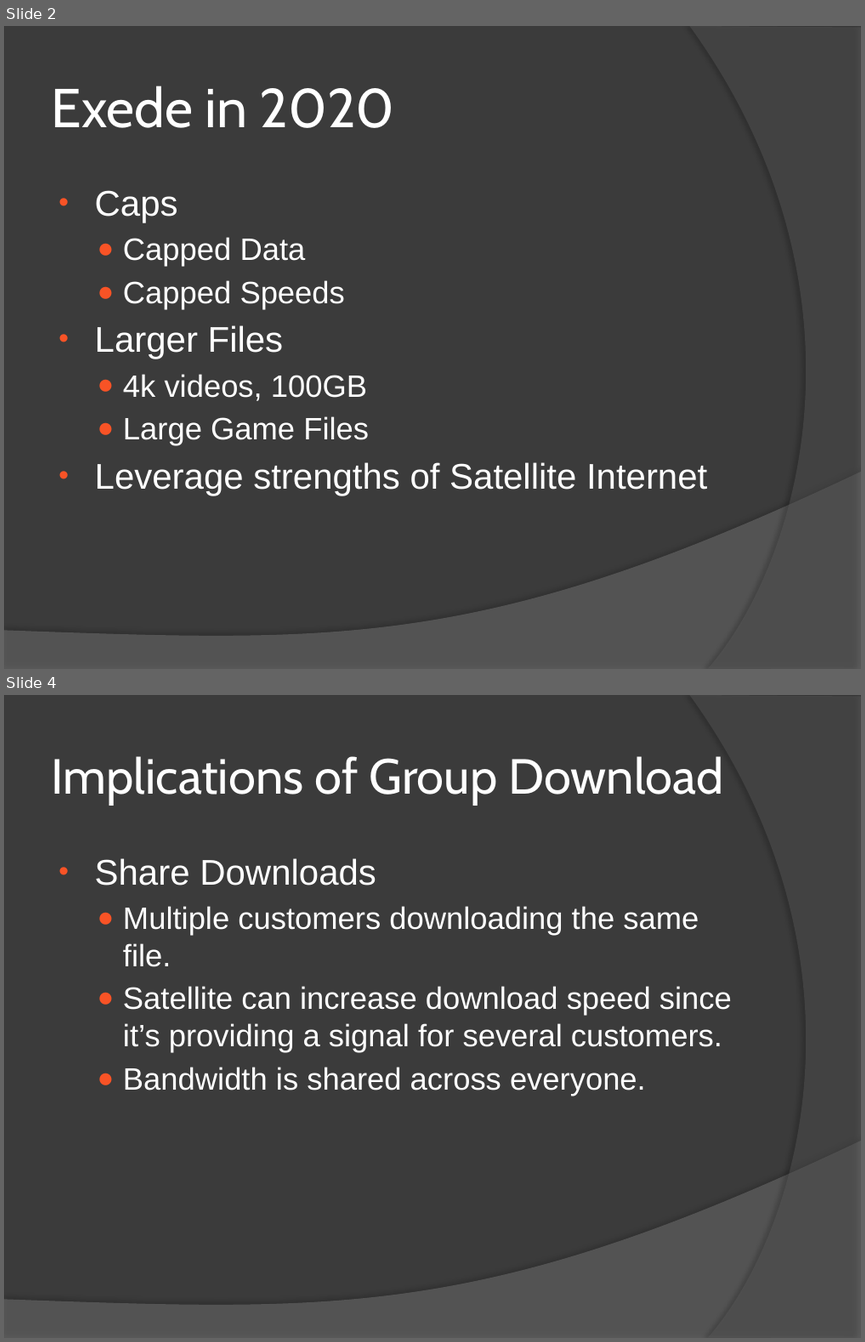
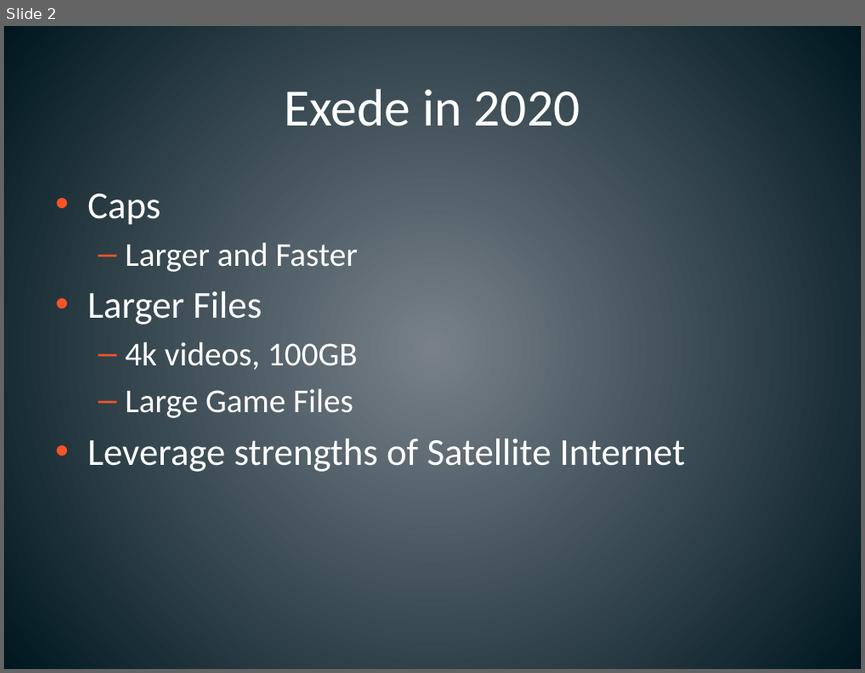
Before and after one commit to bsoe003/pingbots, a slide deck: Presentation/presentatio-final.pptx. Shown one above the other, each under a label of ours: slides 2 and 4 before the commit, slide 2 after it; the slides between them are not shown. The pictures are 865x1342 and 865x673 pixels, drawn with LibreOffice and Linux fonts; fonts in the diff are those of the drawing. Boxes give left, top, right and bottom in pixels: in the first picture for what was removed or moved away, otherwise in the second. Text is boxed around its words. In the diff, an @@ line names an element or a change of style, - is before the commit and + after.

```diff
--- a/Presentation/presentatio-final.pptx
+++ b/Presentation/presentatio-final.pptx
@@ slide 4 removed at (x1=4, y1=695, x2=861, y2=1338), background #3B3B3B; not listed: 2 template elements that a slide beside it also shows @@
@@ title removed at (x1=51, y1=756, x2=723, y2=805) @@
-Implications of Group Download
@@ text removed at (x1=95, y1=858, x2=732, y2=1096) @@
-• Share Downloads
-  ● Multiple customers downloading the same file.
-  ● Satellite can increase download speed since it’s providing a signal for several customers.
-  ● Bandwidth is shared across everyone.
@@ slide 2 changed as well @@
@@ background #3B3B3B to gradient #79828A to #00181F @@
@@ freeform shape removed at (x1=689, y1=26, x2=861, y2=669) @@
@@ title "Exede in 2020" at (x1=284, y1=89, x2=580, y2=126): size 46 to 44 pt, font Cabin to Calibri; alignment left to centre @@
@@ text at (x1=87, y1=193, x2=685, y2=471): size 30 to 32 pt in "Caps", "Larger Files", "Leverage strengths of Satellite Internet"; font Arial to Calibri in "Caps", "Larger Files", "4k videos, 100GB", "Large Game Files" and 1 more places; size 26 to 28 pt in "4k videos, 100GB", "Large Game Files"; indent changed; bullet ● to – @@
@@ text at (x1=125, y1=243, x2=358, y2=272): text changed; size 26 to 28 pt; font Arial to Calibri @@
-  ● Capped Data
-  ● Capped Speeds
+  – Larger and Faster
@@ freeform shape removed at (x1=4, y1=471, x2=861, y2=669) @@
```
Also in this commit, not shown: 4 other slides changed, 2 slides added, 2 other slides removed.
